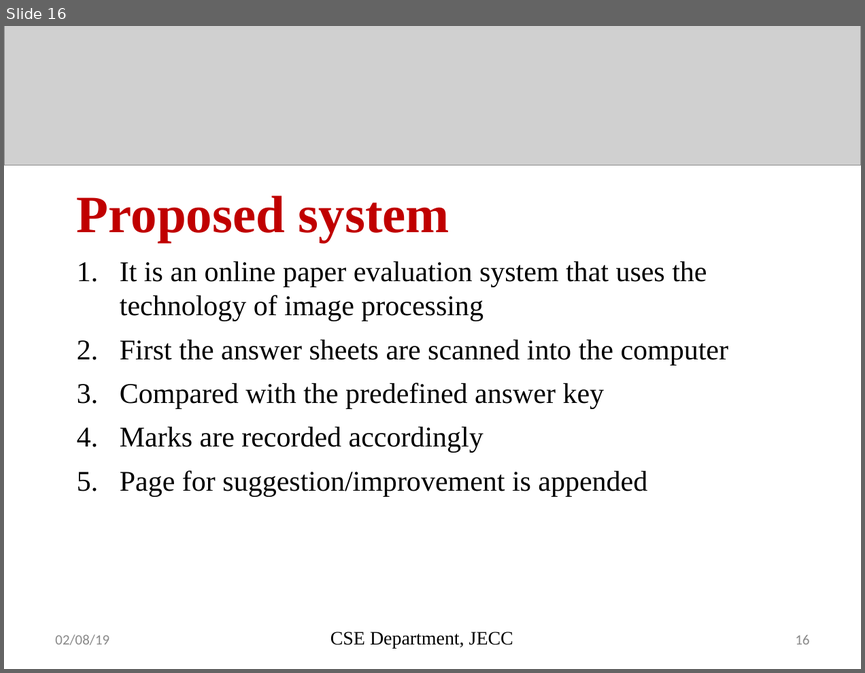
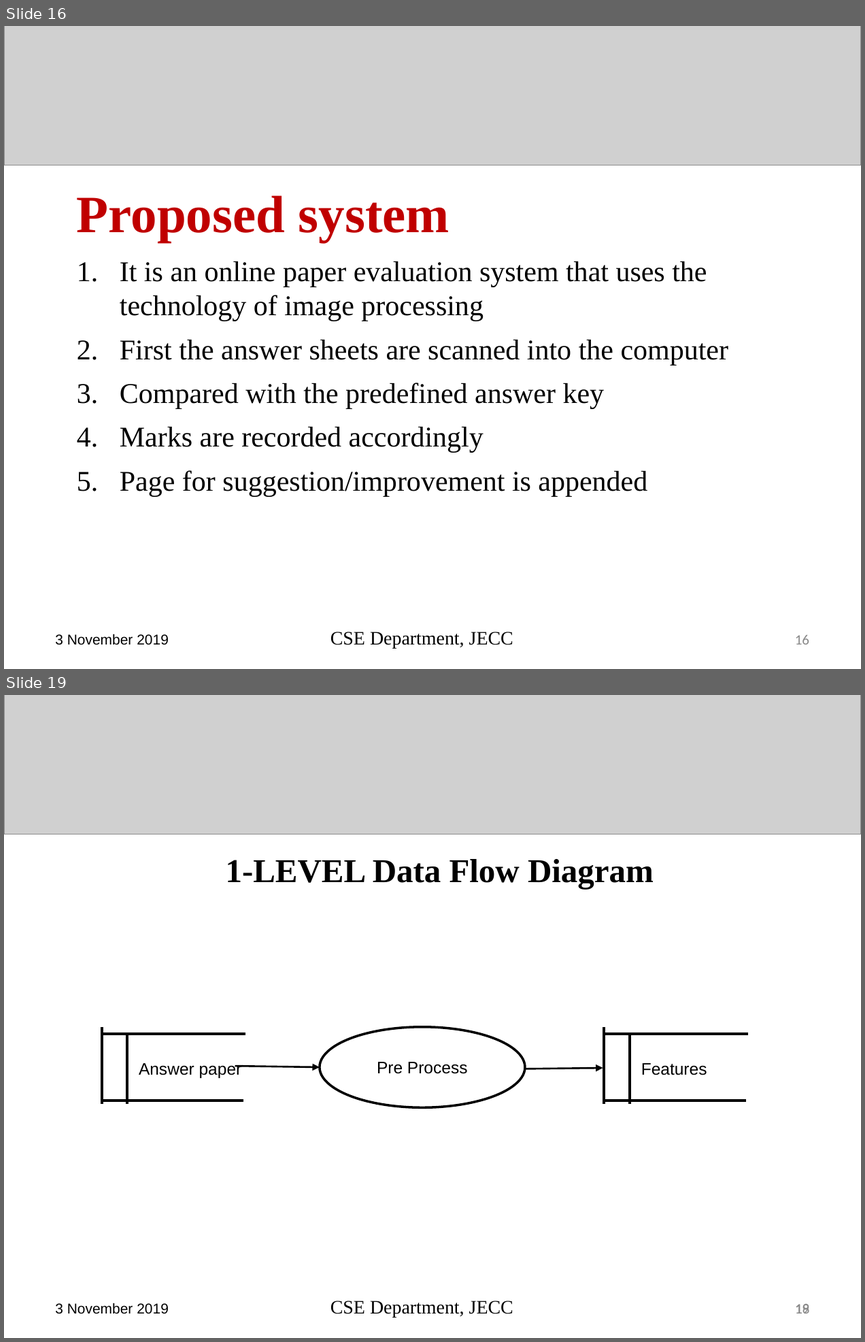
Before and after one commit to sreeragrnandan/Design-Project, a slide deck: DP G7 first review.pptx. Shown one above the other, each under a label of ours: slide 16 before the commit, slides 16 and 19 after it; the slides between them are not shown. The pictures are 865x673 and 865x1342 pixels, drawn with LibreOffice and Linux fonts; fonts in the diff are those of the drawing; grey boxes stand for pictures. Boxes give left, top, right and bottom in pixels: in the first picture for what was removed or moved away, otherwise in the second. Text is boxed around its words. In the diff, an @@ line names an element or a change of style, - is before the commit and + after.

```diff
--- a/DP G7 first review.pptx
+++ b/DP G7 first review.pptx
@@ slide 19 added at (4, 695, 861, 1338), background #FFFFFF @@
@@ picture added at (4, 695, 861, 834) @@
@@ text added at (226, 859, 653, 889), 28 pt, text #000000, bold @@
+1-LEVEL Data Flow Diagram
@@ line added from (102, 1028) to (102, 1104), #000000 2.25 pt @@
@@ line added from (103, 1034) to (245, 1034), #000000 2.25 pt @@
@@ line added from (127, 1034) to (127, 1104), #000000 2.25 pt @@
@@ ellipse added at (320, 1027, 525, 1107), fill #FFFFFF, outline #000000 2 pt, 14 pt, text #000000 @@
+Pre Process
@@ line added from (604, 1028) to (604, 1104), #000000 2.25 pt @@
@@ line added from (606, 1034) to (749, 1034), #000000 2.25 pt @@
@@ line added from (630, 1034) to (630, 1104), #000000 2.25 pt @@
@@ text added at (139, 1063, 242, 1078), 14 pt, text #000000 @@
+Answer paper
@@ arrow added from (235, 1066) to (320, 1067), #000000 1.5 pt @@
@@ arrow added from (492, 1068) to (603, 1068), #000000 1.5 pt @@
@@ text added at (641, 1063, 707, 1075), 14 pt, text #000000 @@
+Features
@@ line added from (100, 1100) to (243, 1100), #000000 2.25 pt @@
@@ line added from (603, 1100) to (746, 1100), #000000 2.25 pt @@
@@ text added at (55, 1302, 169, 1314), 12 pt, text #000000 @@
+3 November 2019
@@ text added at (330, 1300, 513, 1317), 16 pt, text #000000 @@
+CSE Department, JECC
@@ text added at (795, 1304, 809, 1313), 12 pt, text #898989 @@
+18
@@ page number added at (795, 1304, 809, 1313), 12 pt, text #898989 @@
+19
@@ slide 16 changed as well @@
@@ text at (55, 633, 169, 645): text changed; font Calibri to Arial; text colour #898989 to #000000 @@
-02/08/19
+3 November 2019
```
Also in this commit, not shown: 23 other slides changed, 1 other slide added, 2 slides removed, 7 other files.
